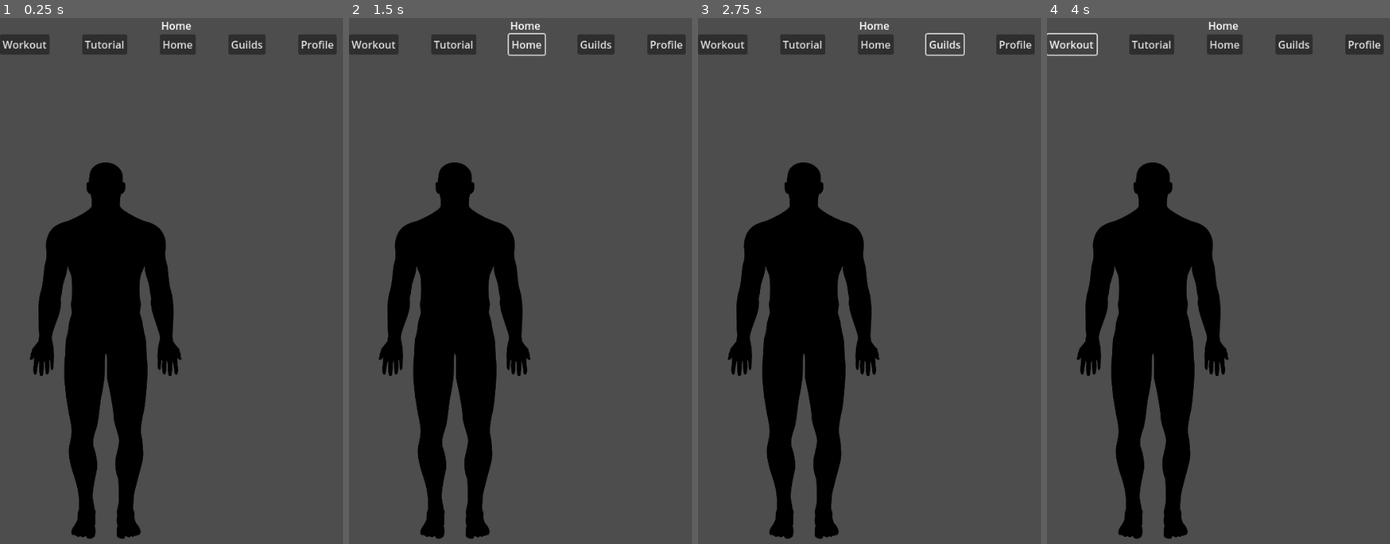
Above: before the commit, frames 1-4 (left to right).
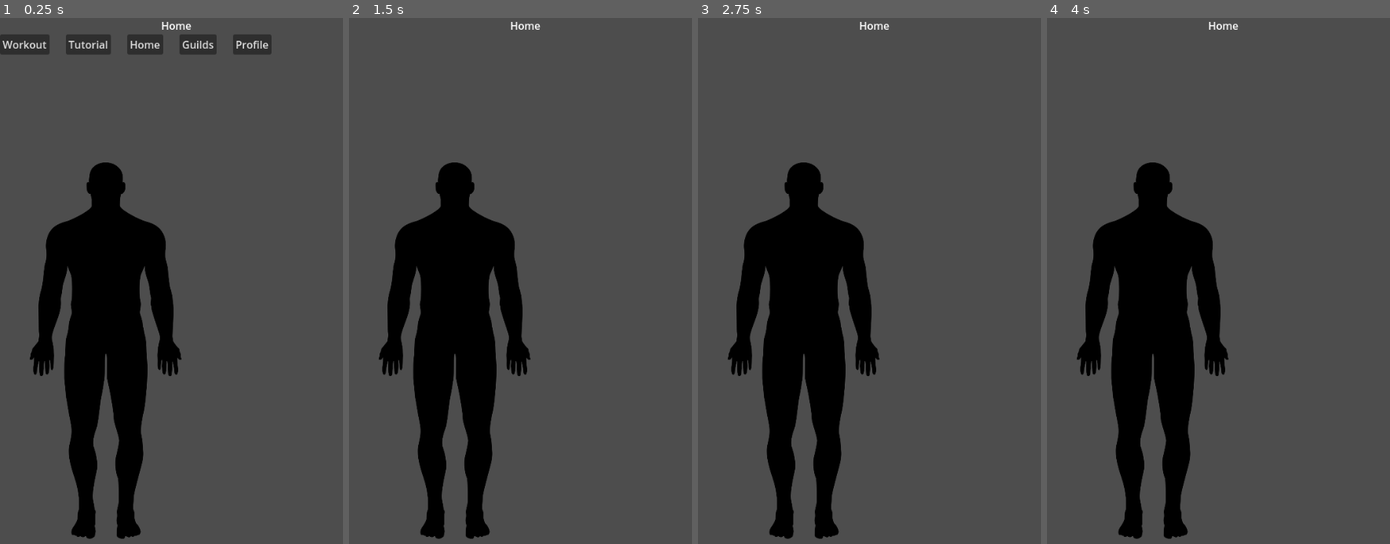
Above: after the commit, the same moments.

Repository: NxKuma/Fit-Quest-App
Game: Godot game, scene res://main.tscn
Two runs of this game, one before a commit and one after it. Both use one fixed random seed, a clock stepped at 60 frames per second and the inputs below.
Inputs (mouse positions are in pixels of both pictures, inside the frame that each line leads up to):
- Up to frame 1 (0.25 s): no input
- Up to frame 2 (1.5 s): click "Workout" at 0.5 s; click "Home" at 1.25 s
- Up to frame 3 (2.75 s): click (944, 44) at 2 s, where only the run before the commit has a clickable "Guilds"
- Up to frame 4 (4 s): click (1365, 44) at 2.75 s, where only the run before the commit has a clickable "Profile"; click (1071, 44) at 3.5 s, where only the run before the commit has a clickable "Workout"

The runs differ from the first frame. In frame 1, 1.7% of the frame differs, in the area x 19-99%, y 3-7%; in frame 2, 1.9%, in the area x 0-99%, y 2-8%; in frame 3, 1.9%; in frame 4, 1.8%.
Error in both runs: Cannot call method 'get_children' on a null value. (res://main.gd:11)

Commit message:
revamped naviagation bar logic

Diff:
--- a/navigation_bar.gd
+++ b/navigation_bar.gd
@@ -1,14 +1,26 @@
 extends MarginContainer
 
+@onready var workout_button: Button = $"Buttons/Workout Button"
+@onready var tutorial_button: Button = $"Buttons/Tutorial Button"
+@onready var home_button: Button = $"Buttons/Home Button"
+@onready var guilds_button: Button = $"Buttons/Guilds Button"
+@onready var profile_button: Button = $"Buttons/Profile Button"
+
+@export var workout_view: PackedScene
+@export var tutorial_view: PackedScene
 @export var home_view: PackedScene
-@export var workout_view: PackedScene
 @export var guilds_view: PackedScene
-@export var tutorial_view: PackedScene
 @export var profile_view: PackedScene
 
+func _ready():
+	connectButton(workout_button, workout_view)
+	connectButton(tutorial_button, tutorial_view)
+	connectButton(home_button, home_view)
+	connectButton(guilds_button, guilds_view)
+	connectButton(profile_button, profile_view)
 
 func connectButton(button: Button, scene: PackedScene):
-	button.pressed.connect(changeToScene(scene))
+	button.pressed.connect(changeToScene.bind(scene))
 
 func changeToScene(scene: PackedScene):
 	get_tree().change_scene_to_packed(scene)
--- a/navigation_bar.tscn
+++ b/navigation_bar.tscn
@@ -25,7 +25,7 @@
 unique_name_in_owner = true
 layout_mode = 2
 size_flags_horizontal = 4
-theme_override_constants/separation = 50
+theme_override_constants/separation = 25
 
 [node name="Workout Button" type="Button" parent="Buttons"]
 layout_mode = 2
